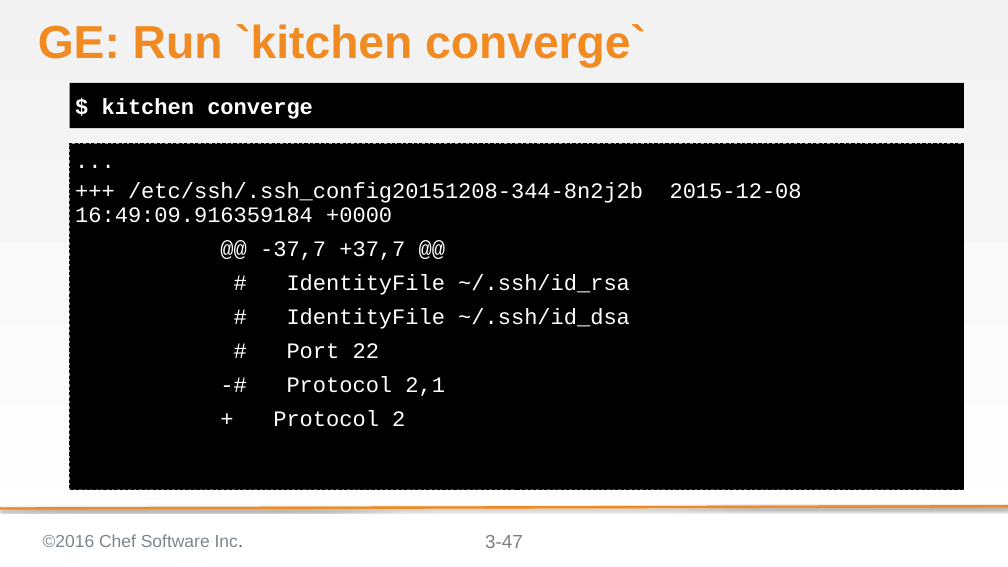
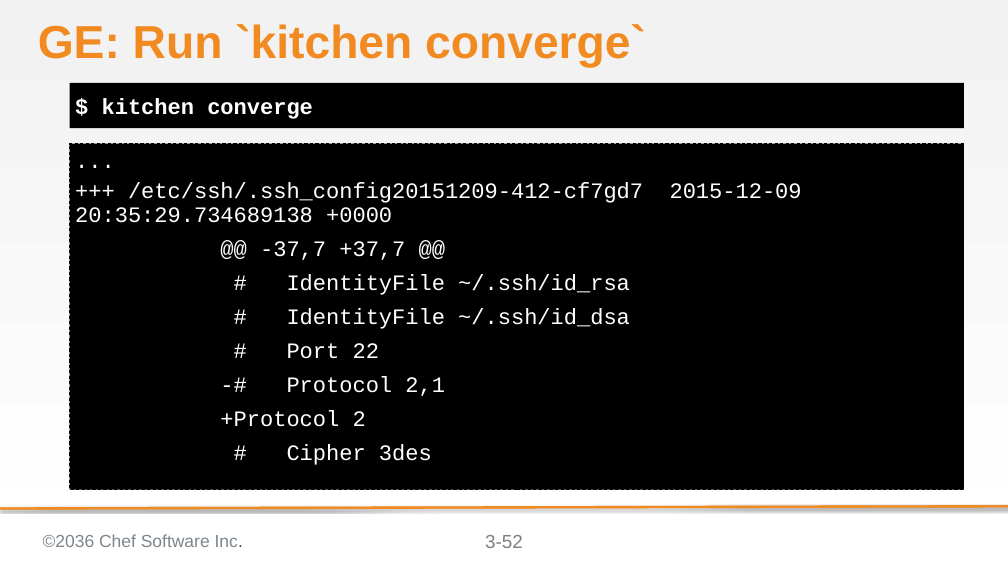
Before and after one commit to bchamby/chef-compliance-installation-configuration-operation, a slide deck: slide 52 of 03-initial-configuration-scans.pptx (slide 47 before the commit). Drawn at 1008x567 pixels with LibreOffice and Linux fonts; fonts in the diff are those of the drawing; background and template pictures are left out. Boxes give left, top, right and bottom in pixels: in the first picture for what was removed or moved away, otherwise in the second. Text is boxed around its words. In the diff, an @@ line names an element or a change of style, - is before the commit and + after.

```diff
--- a/03-initial-configuration-scans.pptx
+++ b/03-initial-configuration-scans.pptx
@@ text at (x1=75, y1=182, x2=643, y2=223): text changed @@
-+++ /etc/ssh/.ssh_config20151208-344-8n2j2b 2015-12-08 16:49:09.916359184 +0000
++++ /etc/ssh/.ssh_config20151209-412-cf7gd7 2015-12-09 20:35:29.734689138 +0000
@@ text at (x1=220, y1=410, x2=432, y2=465): text changed @@
-+ Protocol 2
++Protocol 2
+# Cipher 3des
@@ text at (x1=43, y1=534, x2=243, y2=547): text changed @@
-©2016 Chef Software Inc.
+©2036 Chef Software Inc.
@@ page number at (x1=485, y1=535, x2=523, y2=548): text changed @@
-3-47
+3-52
```
Also in this commit, not shown: 54 other slides changed, 5 slides added, 3 slides removed.
